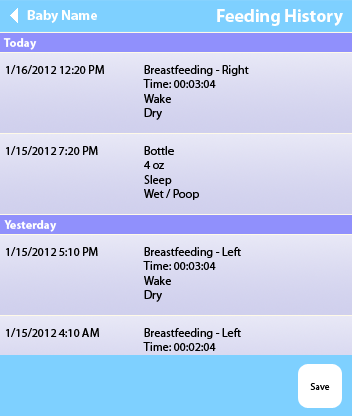
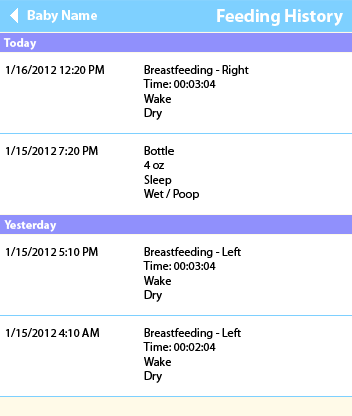
Layers edited between the first and the second 352x416 image:
hid group "footer" (16 layers) over [0, 355, 352, 416]
hid group "button - holder 2" (2 layers) over [298, 364, 342, 408]
painted on "historyline" (1st of 4, in "Feeding History" › "history entry 2") over [0, 134, 352, 214]
painted on "historyline" (2nd of 4, in "Feeding History" › "history entry 4") over [0, 316, 352, 397]
painted on "historyline" (3rd of 4, in "Feeding History" › "history entry 3") over [0, 235, 352, 316]
painted on "historyline" (4th of 4, in "Feeding History" › "history entry") over [0, 53, 352, 134]
